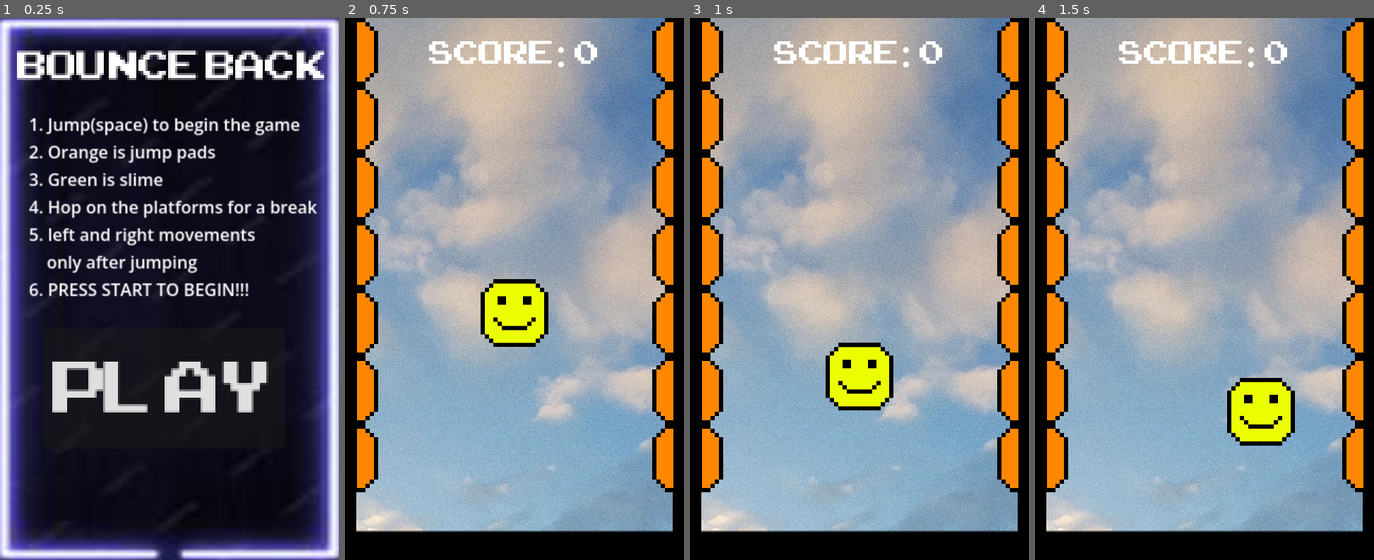
Above: before the commit, frames 1-4 (left to right).
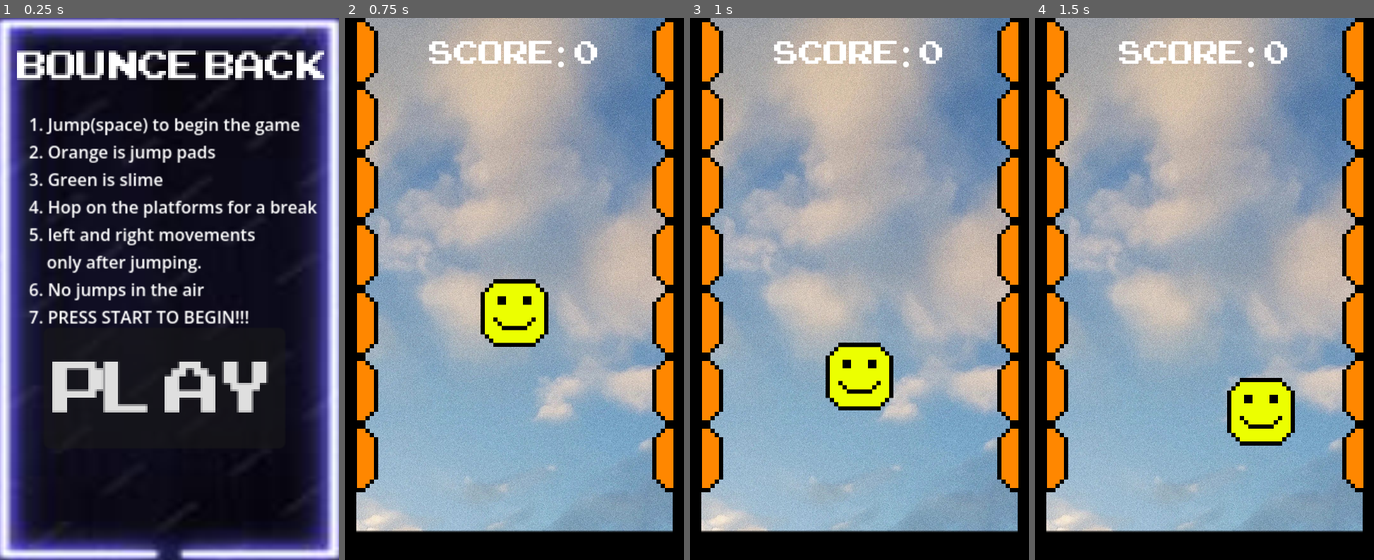
Above: after the commit, the same moments.

Repository: krazybaboon17/BounceBack
Game: Godot game, scene res://assets/scenes/main_menu.tscn
The game is run twice, just before and just after one commit, with the same random seed, the same clock (stepped at 60 frames per second) and the same inputs.
Inputs:
- Up to frame 1 (0.25 s): no input
- Up to frame 2 (0.75 s): click "Play" at 0.5 s
- Up to frame 3 (1 s): no input
- Up to frame 4 (1.5 s): hold Right (right) from 1.28 s (still down); hold Space (space) from 1.28 s (still down)

The runs differ from the first frame. In frame 1, 2.1% of the frame differs, in the area x 8-74%, y 45-57%; in frame 2, nothing differs; in frame 3, nothing differs; in frame 4, nothing differs.

Commit message:
tung

Diff:
--- a/assets/scenes/main_menu.tscn
+++ b/assets/scenes/main_menu.tscn
@@ -57,7 +57,8 @@
 3. Green is slime
 4. Hop on the platforms for a break
 5. left and right movements
-    only after jumping
-6. PRESS START TO BEGIN!!!"
+    only after jumping.
+6. No jumps in the air
+7. PRESS START TO BEGIN!!!"
 
 [connection signal="pressed" from="Button" to="." method="_on_play_button_pressed"]
--- a/project.godot
+++ b/project.godot
@@ -24,7 +24,6 @@
 window/size/viewport_width=480
 window/size/viewport_height=768
 window/stretch/mode="canvas_items"
-window/stretch/aspect="expand"
 
 [input]
 
Not shown, added: export_presets.cfg
